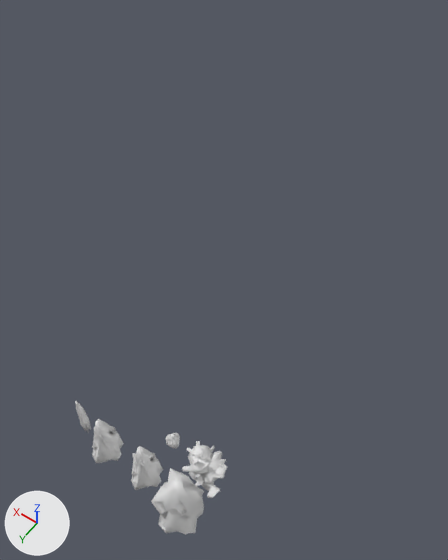
The OBJ model FYP/Assets/Models/Props/PropsPack1_Crystals.obj as it was, and as the next commit left it.
Both versions are drawn from a 50 mm lens placed at (-8440.0, 20555.0, 14103.0), pointed at (-882.0, 9973.0, -2525.0). Arrows for +X, +Y and +Z are at lower left; the lights stay in place. Where no turn or scale is listed for an object, it has been applied to the vertices.

Before the edit, the objects in view are built like this:
```python
me_crystala008 = bpy.data.meshes.new('CrystalA008')
me_crystala008.from_pydata(...)  # 154 vertices, 152 faces; spans x -4690.0..-3344.0, y 15706.0..17233.0, z -5405.0..-2191.0
me_crystalb034 = bpy.data.meshes.new('CrystalB034')
me_crystalb034.from_pydata(...)  # 477 vertices, 499 faces; spans x -4514.0..-3005.0, y 14195.0..15630.0, z -5431.0..-3808.0
me_crystalc074 = bpy.data.meshes.new('CrystalC074')
me_crystalc074.from_pydata(...)  # 151 vertices, 153 faces; spans x -3039.0..-1882.0, y 15672.0..16796.0, z -5423.0..-2412.0
me_crystald144 = bpy.data.meshes.new('CrystalD144')
me_crystald144.from_pydata(...)  # 110 vertices, 113 faces; spans x -48.0..312.0, y 15972.0..16304.0, z -5057.0..-2666.0
me_crystale001 = bpy.data.meshes.new('CrystalE001')
me_crystale001.from_pydata(...)  # 188 vertices, 191 faces; spans x -1521.0..-364.0, y 15737.0..16862.0, z -5423.0..-2412.0
me_crystalf001 = bpy.data.meshes.new('CrystalF001')
me_crystalf001.from_pydata(...)  # 242 vertices, 246 faces; spans x -2716.0..-2278.0, y 14728.0..15155.0, z -4720.0..-3783.0
ob_crystala008 = bpy.data.objects.new('CrystalA008', me_crystala008)
ob_crystala008.location = (0.0, 0.0, 0.0)
ob_crystalb034 = bpy.data.objects.new('CrystalB034', me_crystalb034)
ob_crystalb034.location = (0.0, 0.0, 0.0)
ob_crystalc074 = bpy.data.objects.new('CrystalC074', me_crystalc074)
ob_crystalc074.location = (0.0, 0.0, 0.0)
ob_crystald144 = bpy.data.objects.new('CrystalD144', me_crystald144)
ob_crystald144.location = (0.0, 0.0, 0.0)
ob_crystale001 = bpy.data.objects.new('CrystalE001', me_crystale001)
ob_crystale001.location = (0.0, 0.0, 0.0)
ob_crystalf001 = bpy.data.objects.new('CrystalF001', me_crystalf001)
ob_crystalf001.location = (0.0, 0.0, 0.0)
```
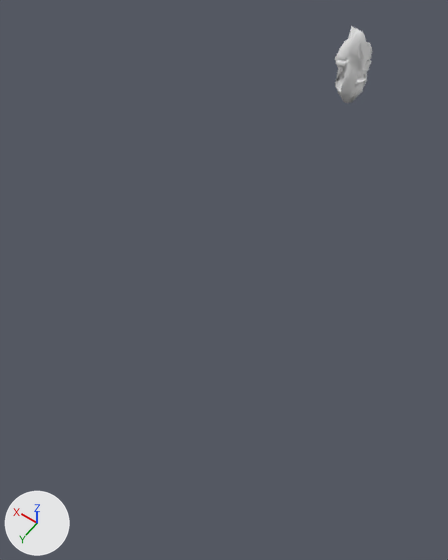
What differs and where, as boxes (x1, y1, x2, y2) in the pictures (448 x 560 px):
'CrystalA008', mesh moved
    before: (151, 468, 204, 534)
    after: (335, 26, 373, 103)
'CrystalB034', mesh moved
    before: (182, 441, 227, 498)
    after: (336, 48, 372, 87)
'CrystalC074', mesh moved (not visible afterwards)
    before: (131, 446, 163, 490)
'CrystalE001', mesh moved (not visible afterwards)
    before: (92, 419, 124, 463)
'CrystalD144', mesh moved (not visible afterwards)
    before: (75, 401, 91, 433)
'CrystalF001', mesh moved (not visible afterwards)
    before: (166, 433, 180, 448)

The change, as a diff of the scene's bpy script:
```diff
--- a/FYP/Assets/Models/Props/PropsPack1_Crystals.obj.py
+++ b/FYP/Assets/Models/Props/PropsPack1_Crystals.obj.py
@@ me_crystala008 @@
 me_crystala008.from_pydata(...)  # 154 vertices, 152 faces; spans x -4690.0..-3344.0, y 15706.0..17233.0, z -5405.0..-2191.0
 # used by ob_crystala008; location = (0.0, 0.0, 0.0)
+# me_crystala008 part 1: the whole mesh is moved by (4017.0, -16469.0, 3798.0)
@@ me_crystalb034 @@
 me_crystalb034.from_pydata(...)  # 477 vertices, 499 faces; spans x -4514.0..-3005.0, y 14195.0..15630.0, z -5431.0..-3808.0
 # used by ob_crystalb034; location = (0.0, 0.0, 0.0)
+# me_crystalb034 part 2: the whole mesh is moved by (3760.0, -14912.0, 4620.0)
@@ me_crystalc074 @@
 me_crystalc074.from_pydata(...)  # 151 vertices, 153 faces; spans x -3039.0..-1882.0, y 15672.0..16796.0, z -5423.0..-2412.0
 # used by ob_crystalc074; location = (0.0, 0.0, 0.0)
+# me_crystalc074 part 3: the whole mesh is moved by (2461.0, -16234.0, 3918.0)
@@ me_crystald144 @@
 me_crystald144.from_pydata(...)  # 110 vertices, 113 faces; spans x -48.0..312.0, y 15972.0..16304.0, z -5057.0..-2666.0
 # used by ob_crystald144; location = (0.0, 0.0, 0.0)
+# me_crystald144 part 4: the whole mesh is moved by (-132.0, -16138.0, 3862.0)
@@ me_crystale001 @@
 me_crystale001.from_pydata(...)  # 188 vertices, 191 faces; spans x -1521.0..-364.0, y 15737.0..16862.0, z -5423.0..-2412.0
 # used by ob_crystale001; location = (0.0, 0.0, 0.0)
+# me_crystale001 part 5: the whole mesh is moved by (943.0, -16299.0, 3918.0)
@@ me_crystalf001 @@
 me_crystalf001.from_pydata(...)  # 242 vertices, 246 faces; spans x -2716.0..-2278.0, y 14728.0..15155.0, z -4720.0..-3783.0
 # used by ob_crystalf001; location = (0.0, 0.0, 0.0)
+# me_crystalf001 part 6: the whole mesh is moved by (2497.0, -14942.0, 4251.0)
```
